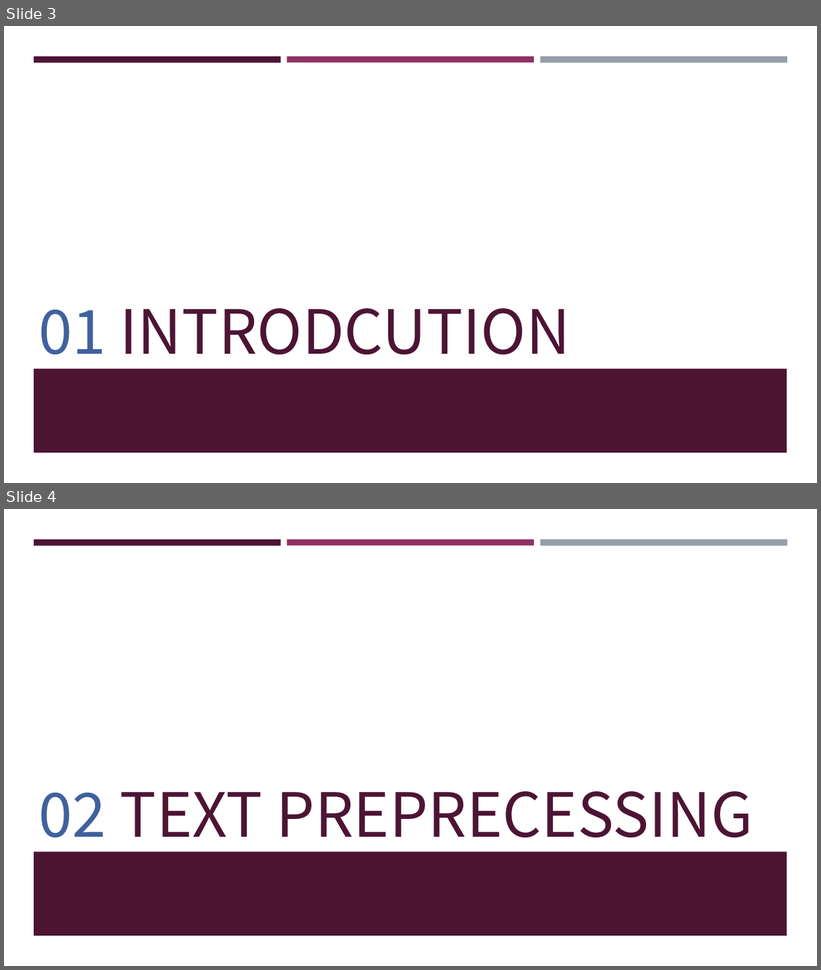
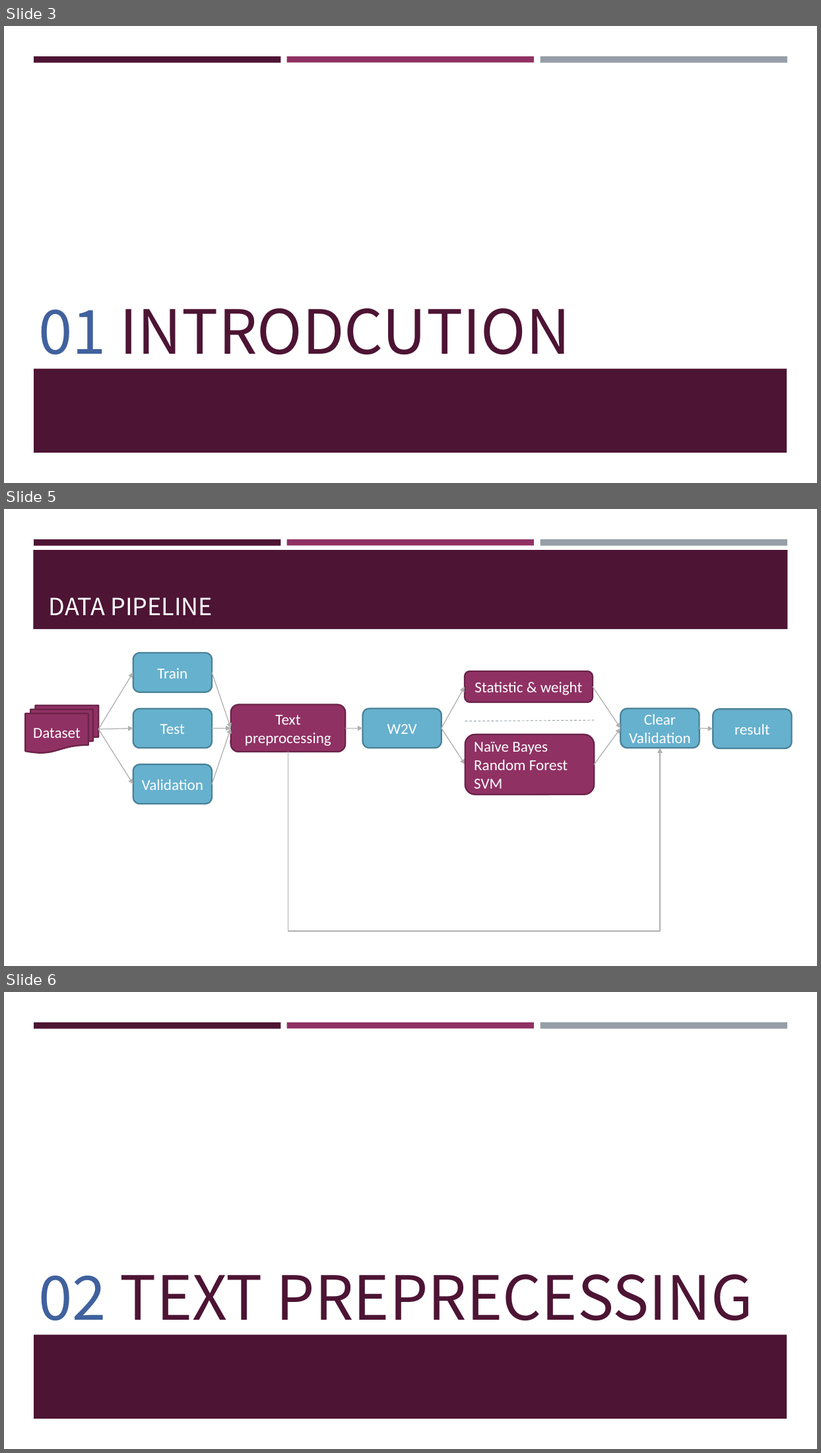
Before and after one commit to frankye1000/NYCU-DigitalMedicine, a slide deck: Case Presentation 1 Data/ppt/case1.pptx. Shown one above the other, each under a label of ours: slides 3 and 4 before the commit, slides 3, 5 and 6 after it; the slides between them are not shown. The pictures are 821x970 and 821x1453 pixels, drawn with LibreOffice and Linux fonts; fonts in the diff are those of the drawing. Boxes give left, top, right and bottom in pixels: in the first picture for what was removed or moved away, otherwise in the second. Text is boxed around its words. In the diff, an @@ line names an element or a change of style, - is before the commit and + after.

```diff
--- a/Case Presentation 1 Data/ppt/case1.pptx
+++ b/Case Presentation 1 Data/ppt/case1.pptx
@@ slide 5 added at [4,509,817,966], background #FFFFFF; not listed: 3 template elements that a slide beside it also shows @@
@@ rectangle added at [33,550,788,629], fill #4D1434 @@
@@ title added at [49,597,213,615], 28 pt, text #FFFEFF @@
+DATA PIPELINE
@@ rounded rectangle added at [133,653,212,692], fill #66B1CE, outline #4B8398 1.75 pt, 18 pt, text #FFFFFF @@
+Train
@@ arrow added from (98, 729) to (133, 673), #B0B0B0 1 pt @@
@@ arrow added from (212, 673) to (231, 729), #B0B0B0 1 pt @@
@@ rounded rectangle added at [465,671,593,702], fill #903163, outline #6B2449 1.75 pt, 18 pt, text #FFFFFF @@
+Statistic & weight
@@ flow chart multidocument added at [25,706,98,753], fill #903163, outline #6B2449 1.75 pt, 18 pt, text #FFFFFF @@
+Dataset
@@ rounded rectangle added at [231,705,346,752], fill #903163, outline #6B2449 1.75 pt, 18 pt, text #FFFFFF @@
+Text preprocessing
@@ arrow added from (442, 729) to (465, 687), #B0B0B0 1 pt @@
@@ arrow added from (593, 687) to (620, 729), #B0B0B0 1 pt @@
@@ rounded rectangle added at [133,709,212,749], fill #66B1CE, outline #4B8398 1.75 pt, 18 pt, text #FFFFFF @@
+Test
@@ rounded rectangle added at [362,708,442,748], fill #66B1CE, outline #4B8398 1.75 pt, 18 pt, text #FFFFFF @@
+W2V
@@ line added from (465, 722) to (596, 721), #969FA7 0.75 pt dashed @@
@@ rounded rectangle added at [620,708,700,748], fill #66B1CE, outline #4B8398 1.75 pt, 18 pt, text #FFFFFF @@
+Clear
+Validation
@@ rounded rectangle added at [714,709,792,749], fill #66B1CE, outline #4B8398 1.75 pt, 18 pt, text #FFFFFF @@
+result
@@ arrow added from (98, 729) to (133, 729), #B0B0B0 1 pt @@
@@ arrow added from (98, 729) to (133, 785), #B0B0B0 1 pt @@
@@ arrow added from (212, 729) to (231, 729), #B0B0B0 1 pt @@
@@ arrow added from (212, 785) to (231, 729), #B0B0B0 1 pt @@
@@ arrow added from (346, 729) to (362, 729), #B0B0B0 1 pt @@
@@ arrow added from (442, 729) to (465, 764), #B0B0B0 1 pt @@
@@ rounded rectangle added at [465,735,595,795], fill #903163, outline #6B2449 1.75 pt, 18 pt, text #FFFFFF @@
+Naïve Bayes
+Random Forest
+SVM
@@ arrow added from (595, 764) to (620, 729), #B0B0B0 1 pt @@
@@ arrow added from (700, 729) to (714, 729), #B0B0B0 1 pt @@
@@ rounded rectangle added at [133,764,212,804], fill #66B1CE, outline #4B8398 1.75 pt, 18 pt, text #FFFFFF @@
+Validation
@@ elbow arrow added from (288, 752) to (660, 748), #B0B0B0 1 pt @@
@@ what was slide 4 is now slide 6 @@
```
Also in this commit, not shown: 1 slide changed, 9 other slides added, 1 slide removed, 3 other files.
